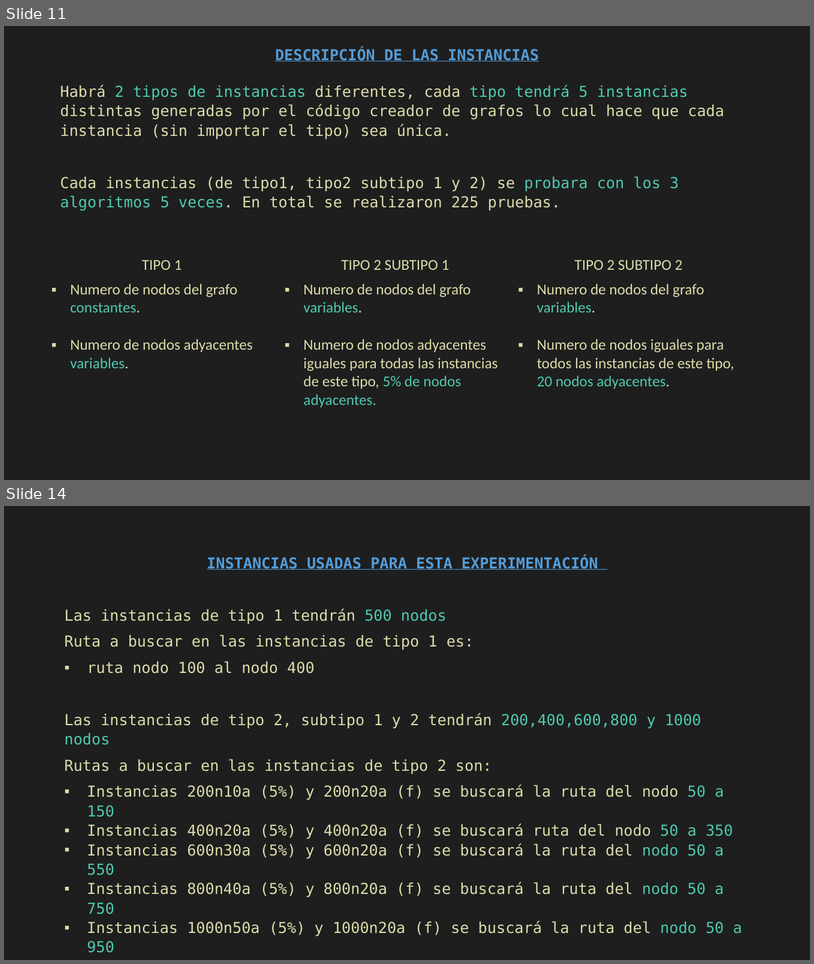
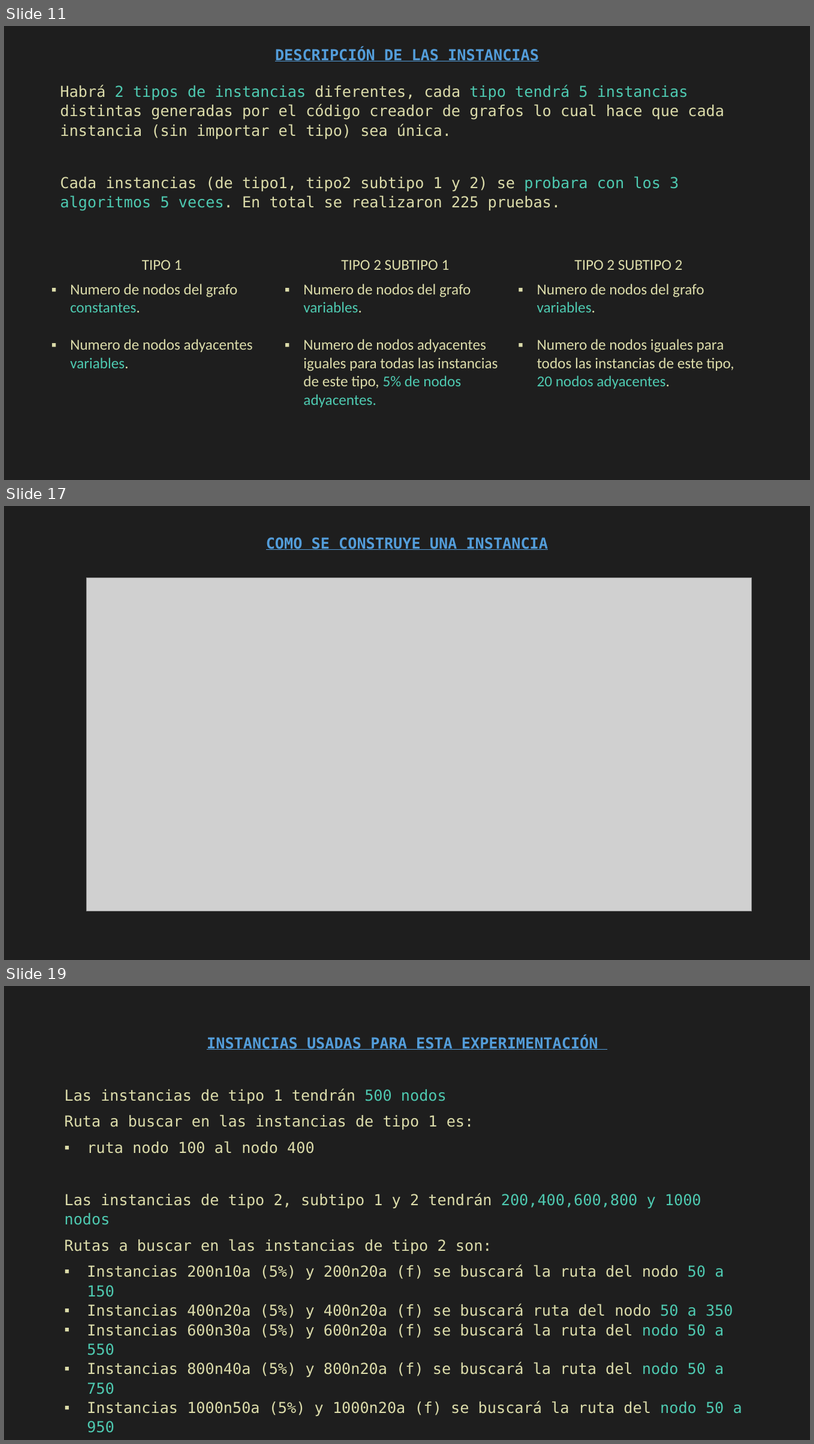
Before and after one commit to LUJAAA/PIA_IA, a slide deck: PIA/Resumen/ResumenReporte.pptx. Shown one above the other, each under a label of ours: slides 11 and 14 before the commit, slides 11, 17 and 19 after it; the slides between them are not shown. The pictures are 814x964 and 814x1444 pixels, drawn with LibreOffice and Linux fonts; fonts in the diff are those of the drawing; grey boxes stand for pictures. Boxes give left, top, right and bottom in pixels: in the first picture for what was removed or moved away, otherwise in the second. Text is boxed around its words. In the diff, an @@ line names an element or a change of style, - is before the commit and + after.

```diff
--- a/PIA/Resumen/ResumenReporte.pptx
+++ b/PIA/Resumen/ResumenReporte.pptx
@@ slide 17 added at (4,506,810,960), background #1E1E1E @@
@@ text added at (266,537,549,550), 18 pt, text #539DDA, bold, underline @@
+COMO SE CONSTRUYE UNA INSTANCIA
@@ picture added at (87,577,752,911) @@
@@ what was slide 14 is now slide 19 @@
```
Also in this commit, not shown: 3 slides changed, 4 other slides added.
